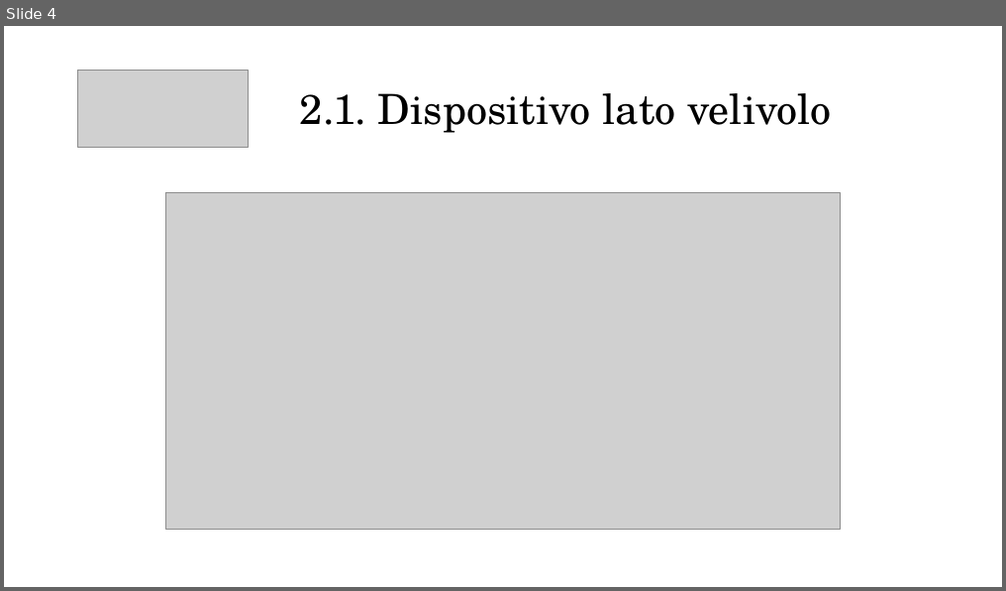
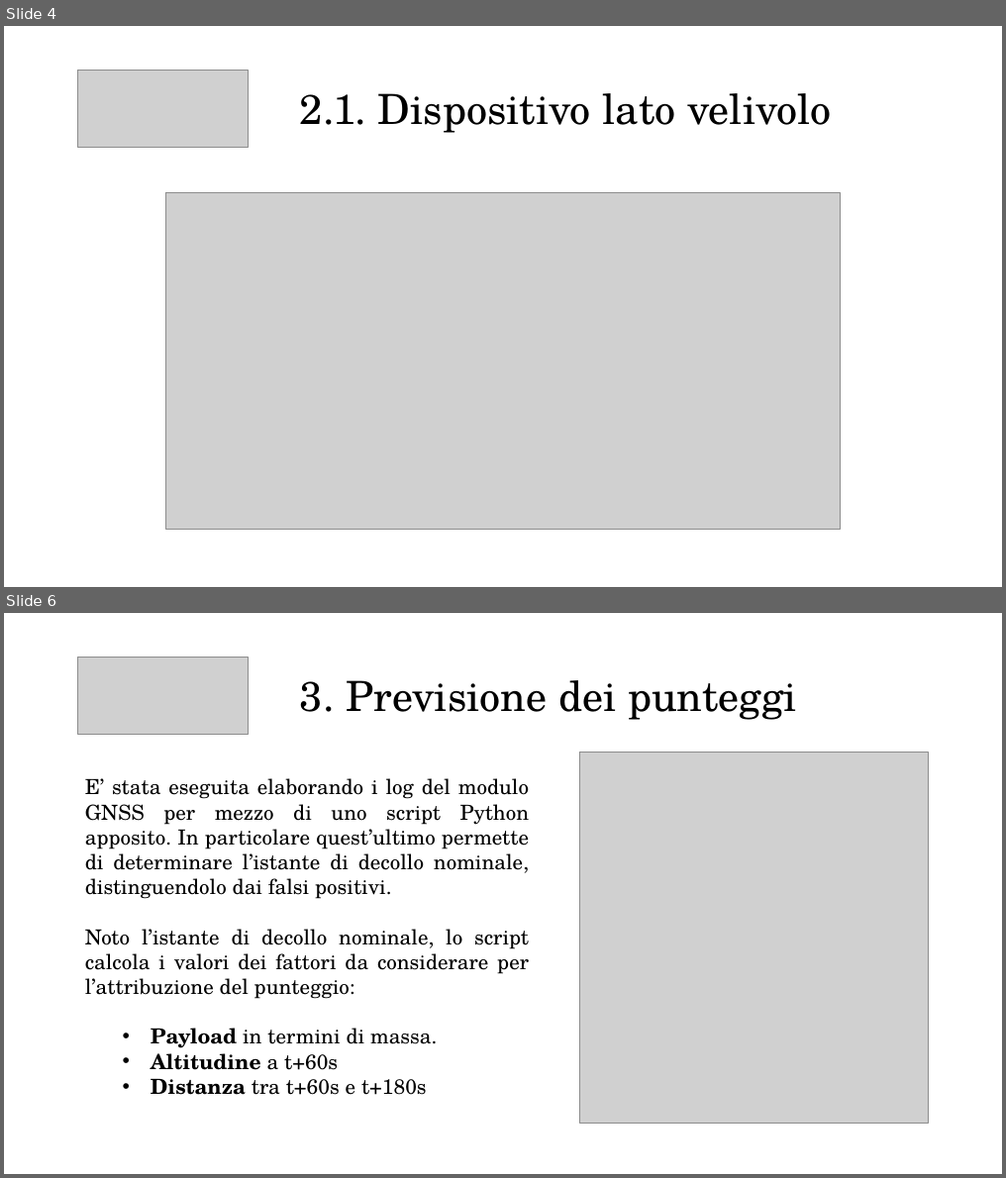
Before and after one commit to emanuele-cason/Tesi, a slide deck: Presentazione/Presentazione relazione.pptx. Shown one above the other, each under a label of ours: slide 4 before the commit, slides 4 and 6 after it; the slides between them are not shown. The pictures are 1006x591 and 1006x1178 pixels, drawn with LibreOffice and Linux fonts; fonts in the diff are those of the drawing; grey boxes stand for pictures. Boxes give left, top, right and bottom in pixels: in the first picture for what was removed or moved away, otherwise in the second. Text is boxed around its words. In the diff, an @@ line names an element or a change of style, - is before the commit and + after.

```diff
--- a/Presentazione/Presentazione relazione.pptx
+++ b/Presentazione/Presentazione relazione.pptx
@@ slide 6 added at [4,613,1002,1174], background #FFFFFF @@
@@ picture added at [77,658,248,735] @@
@@ title added at [300,680,797,720], 40 pt, text #000000 @@
+3. Previsione dei punteggi
@@ picture added at [580,753,929,1124] @@
@@ text added at [85,778,530,1095], 20 pt, text #000000 @@
+E’ stata eseguita elaborando i log del modulo GNSS per mezzo di uno script Python apposito. In particolare quest’ultimo permette di determinare l’istante di decollo nominale, distinguendolo dai falsi positivi.
+Noto l’istante di decollo nominale, lo script calcola i valori dei fattori da considerare per l’attribuzione del punteggio:
+  • Payload in termini di massa.
+  • Altitudine a t+60s
+  • Distanza tra t+60s e t+180s
```
Also in this commit, not shown: 3 slides changed, 5 other slides added, 4 other files.
